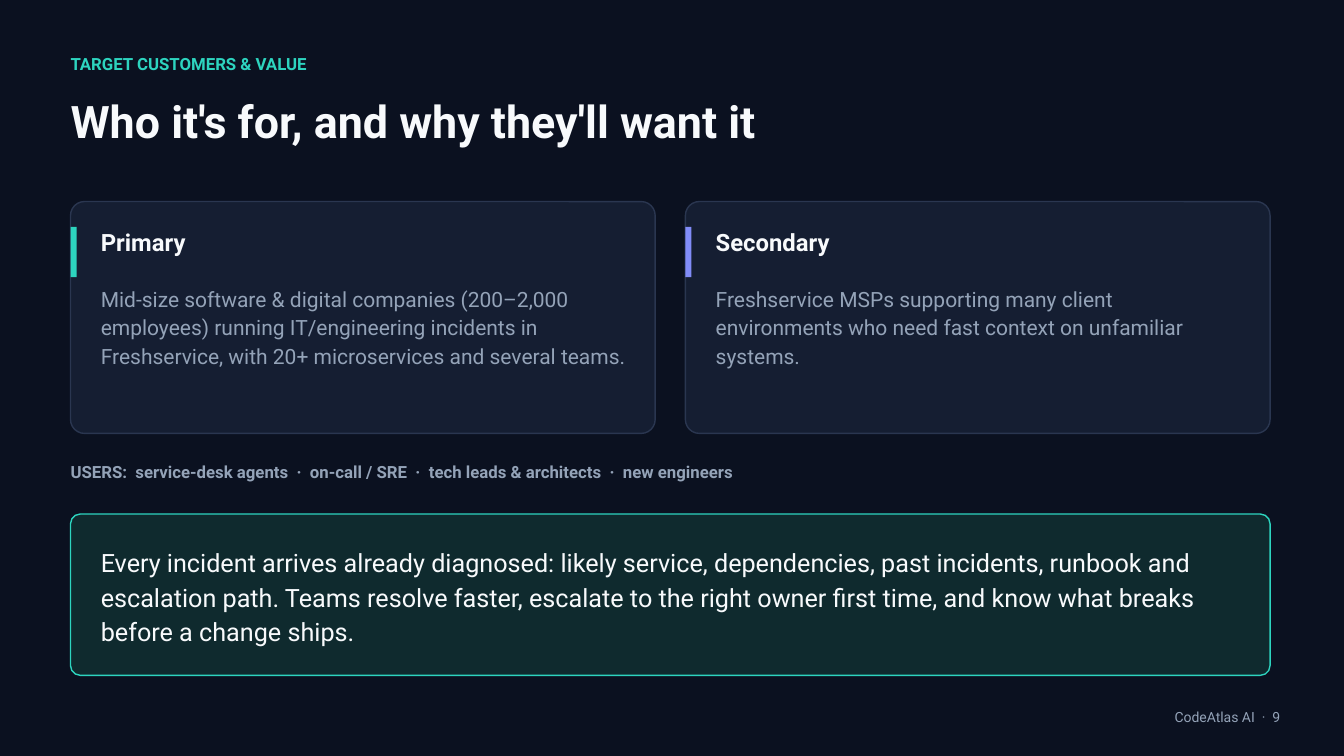
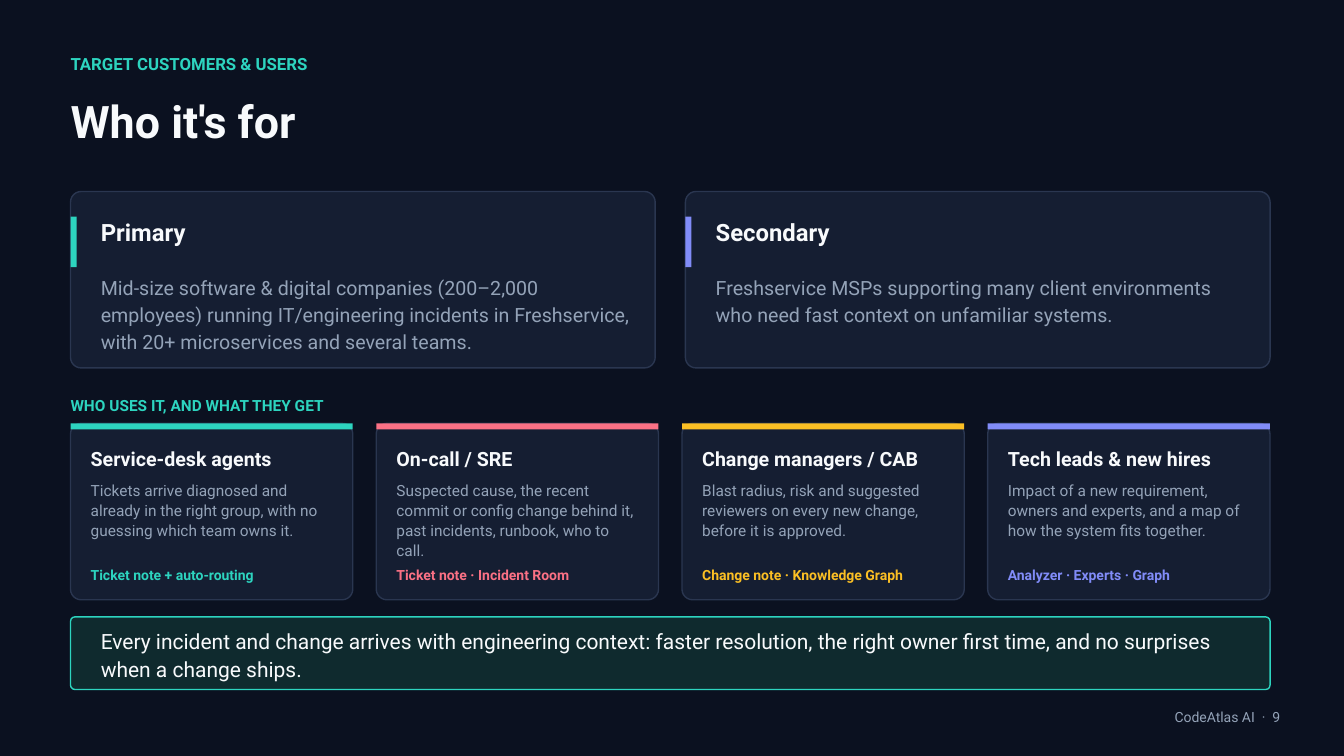
Before and after one commit to pavankumarh14/CodeAtlas-AI, a slide deck: slide 9 of docs/CodeAtlas-AI-Pitch-Deck.pptx. Drawn at 1344x756 pixels with LibreOffice and Linux fonts; fonts in the diff are those of the drawing. Boxes give left, top, right and bottom in pixels: in the first picture for what was removed or moved away, otherwise in the second. Text is boxed around its words. In the diff, an @@ line names an element or a change of style, - is before the commit and + after.

```diff
--- a/docs/CodeAtlas-AI-Pitch-Deck.pptx
+++ b/docs/CodeAtlas-AI-Pitch-Deck.pptx
@@ text at [71, 58, 308, 70]: text changed @@
-TARGET CUSTOMERS & VALUE
+TARGET CUSTOMERS & USERS
@@ text at [71, 104, 296, 139]: text changed @@
-Who it's for, and why they'll want it
+Who it's for
@@ rounded rectangle: place and size @@
-rounded rectangle at [71, 202, 655, 434]
+rounded rectangle at [71, 192, 655, 368]
@@ rounded rectangle: place and size @@
-rounded rectangle at [686, 202, 1270, 434]
+rounded rectangle at [686, 192, 1270, 368]
@@ 2 texts, 2 rectangles: place and size @@
-2 texts, 2 rectangles at [71, 227, 830, 277]
+2 texts, 2 rectangles at [71, 217, 830, 267]
@@ text "Mid-size software & digital companies ...": place and size @@
-text "Mid-size software & digital companies ..." at [101, 290, 625, 367]
+text "Mid-size software & digital companies ..." at [101, 279, 629, 349]
@@ text "Mid-size software & digital companies ..." at [101, 279, 629, 349]: size 15 to 14 pt @@
@@ text "Freshservice MSPs supporting many client ..." at [716, 280, 1211, 326]: size 15 to 14 pt @@
@@ text "Freshservice MSPs supporting many client ...": place and size @@
-text "Freshservice MSPs supporting many client ..." at [716, 291, 1183, 369]
+text "Freshservice MSPs supporting many client ..." at [716, 280, 1211, 326]
@@ text at [71, 400, 324, 414]: text changed; size 12 to 11 pt; text colour #94A3B8 to #2DD4BF @@
-USERS: service-desk agents · on-call / SRE · tech leads & architects · new engineers
+WHO USES IT, AND WHAT THEY GET
@@ rounded rectangle added at [71, 423, 353, 600], fill #151E32, outline #2A3650 1 pt @@
@@ rectangle added at [71, 423, 353, 430], fill #2DD4BF @@
@@ rounded rectangle added at [376, 423, 658, 600], fill #151E32, outline #2A3650 1 pt @@
@@ rectangle added at [376, 423, 658, 430], fill #FB7185 @@
@@ rounded rectangle added at [683, 423, 965, 600], fill #151E32, outline #2A3650 1 pt @@
@@ rectangle added at [683, 423, 965, 430], fill #FBBF24 @@
@@ rounded rectangle added at [988, 423, 1270, 600], fill #151E32, outline #2A3650 1 pt @@
@@ rectangle added at [988, 423, 1270, 430], fill #818CF8 @@
@@ text added at [91, 451, 271, 470], 14 pt, text #F8FAFC, bold @@
+Service-desk agents
@@ text added at [396, 451, 513, 466], 14 pt, text #F8FAFC, bold @@
+On-call / SRE
@@ text added at [702, 451, 919, 470], 14 pt, text #F8FAFC, bold @@
+Change managers / CAB
@@ text added at [1008, 451, 1211, 466], 14 pt, text #F8FAFC, bold @@
+Tech leads & new hires
@@ text added at [91, 484, 317, 539], 11 pt, text #94A3B8 @@
+Tickets arrive diagnosed and already in the right group, with no guessing which team owns it.
@@ text added at [396, 484, 633, 556], 11 pt, text #94A3B8 @@
+Suspected cause, the recent commit or config change behind it, past incidents, runbook, who to call.
@@ text added at [702, 484, 920, 539], 11 pt, text #94A3B8 @@
+Blast radius, risk and suggested reviewers on every new change, before it is approved.
@@ text added at [1008, 484, 1239, 539], 11 pt, text #94A3B8 @@
+Impact of a new requirement, owners and experts, and a map of how the system fits together.
@@ text added at [91, 569, 254, 583], 10 pt, text #2DD4BF, bold @@
+Ticket note + auto-routing
@@ text added at [396, 569, 569, 580], 10 pt, text #FB7185, bold @@
+Ticket note · Incident Room
@@ text added at [702, 569, 903, 583], 10 pt, text #FBBF24, bold @@
+Change note · Knowledge Graph
@@ text added at [1008, 569, 1171, 583], 10 pt, text #818CF8, bold @@
+Analyzer · Experts · Graph
@@ rounded rectangle: place and size @@
-rounded rectangle at [71, 514, 1270, 676]
+rounded rectangle at [71, 617, 1270, 690]
@@ text at [101, 633, 1210, 682]: text changed; size 18 to 15 pt @@
-Every incident arrives already diagnosed: likely service, dependencies, past incidents, runbook and escalation path. Teams resolve faster, escalate to the right owner first time, and know what breaks before a change ships.
+Every incident and change arrives with engineering context: faster resolution, the right owner first time, and no surprises when a change ships.
```
Also in this commit, not shown: 4 other slides changed, 1 slide added, 1 other file.
